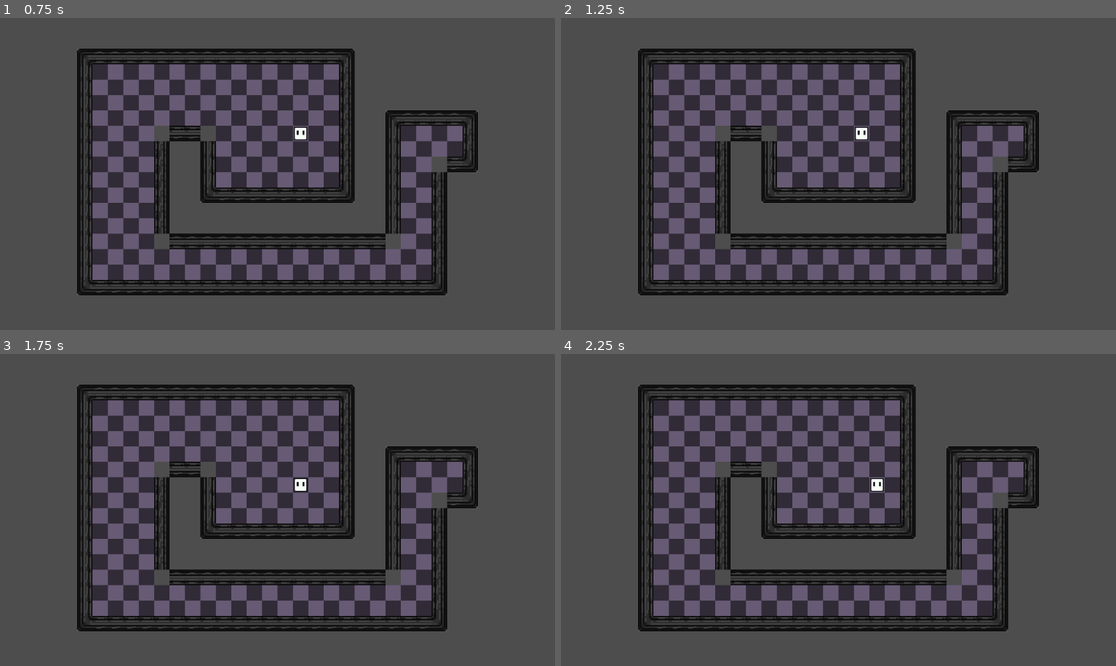
Above: before the commit, frames 1-4 (two rows, left to right).
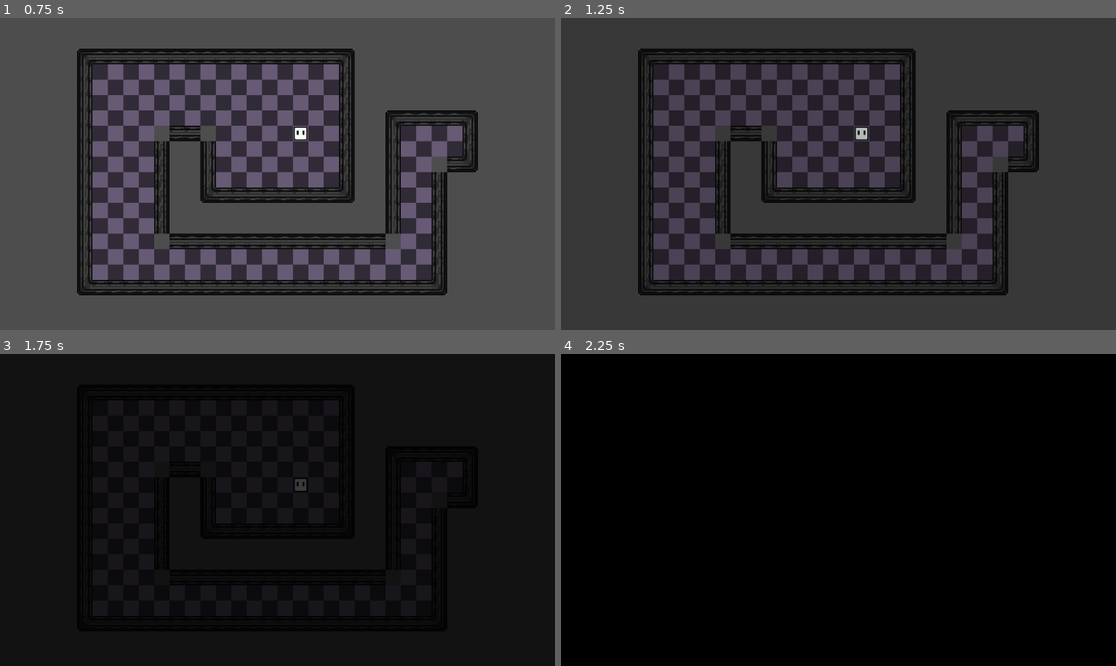
Above: after the commit, the same moments.

Repository: yellowstar396/AztecGameLab2025MiniGame1
Game: Godot game, scene res://Background1.tscn
Same seed, same stepped clock (60 frames per second), same inputs: the game is played once before the commit and once after it.
Inputs:
- Up to frame 1 (0.75 s): tap Enter at 0.5 s; hold Right (ui_right) from 0.53 s (still down)
- Up to frame 2 (1.25 s): keep holding Right (ui_right)
- Up to frame 3 (1.75 s): release Right (ui_right) at 1.28 s; hold Down (ui_down) from 1.28 s (still down)
- Up to frame 4 (2.25 s): release Down (ui_down) at 2.03 s; hold Right (ui_right) from 2.03 s (still down)

Frame 1 is identical in both runs. In frame 2, 13% of the frame differs, in the area x 13-87%, y 9-89%; in frame 3, 92%; in frame 4, 93%, in the area x 0-100%, y 0-100%.

Commit message:
Overlay
Added a black screen which fades in 1 second

Diff:
--- a/Background1.tscn
+++ b/Background1.tscn
@@ -1,8 +1,10 @@
-[gd_scene load_steps=7 format=3 uid="uid://cr7c74g046ms7"]
+[gd_scene load_steps=10 format=3 uid="uid://cr7c74g046ms7"]
 
 [ext_resource type="Texture2D" uid="uid://cwibhy0ewjecf" path="res://tiles_atlas.png" id="1_amwjw"]
 [ext_resource type="PackedScene" uid="uid://cstw2r4kmdori" path="res://Player.tscn" id="2_3x4te"]
 [ext_resource type="Texture2D" uid="uid://dorybast0y31v" path="res://BGminilevel1.png" id="2_71c3u"]
+[ext_resource type="Texture2D" uid="uid://dlqud6lb1b3go" path="res://Overlay.png" id="2_r8apj"]
+[ext_resource type="Script" uid="uid://w37lyu7eoq8x" path="res://Overlay.gd" id="5_i0n02"]
 
 [sub_resource type="TileSetAtlasSource" id="TileSetAtlasSource_3x4te"]
 texture = ExtResource("1_amwjw")
@@ -58,6 +60,135 @@
 13:4/0 = 0
 15:4/0 = 0
 16:4/0 = 0
+
+[sub_resource type="TileSetAtlasSource" id="TileSetAtlasSource_i0n02"]
+texture = ExtResource("2_r8apj")
+0:0/0 = 0
+1:0/0 = 0
+2:0/0 = 0
+3:0/0 = 0
+4:0/0 = 0
+5:0/0 = 0
+6:0/0 = 0
+7:0/0 = 0
+8:0/0 = 0
+9:0/0 = 0
+10:0/0 = 0
+11:0/0 = 0
+12:0/0 = 0
+13:0/0 = 0
+0:1/0 = 0
+1:1/0 = 0
+2:1/0 = 0
+3:1/0 = 0
+4:1/0 = 0
+5:1/0 = 0
+6:1/0 = 0
+7:1/0 = 0
+8:1/0 = 0
+9:1/0 = 0
+10:1/0 = 0
+11:1/0 = 0
+12:1/0 = 0
+13:1/0 = 0
+0:2/0 = 0
+1:2/0 = 0
+2:2/0 = 0
+3:2/0 = 0
+4:2/0 = 0
+5:2/0 = 0
+6:2/0 = 0
+7:2/0 = 0
+8:2/0 = 0
+9:2/0 = 0
+10:2/0 = 0
+11:2/0 = 0
+12:2/0 = 0
+13:2/0 = 0
+0:3/0 = 0
+1:3/0 = 0
+2:3/0 = 0
+3:3/0 = 0
+4:3/0 = 0
+5:3/0 = 0
+6:3/0 = 0
+7:3/0 = 0
+8:3/0 = 0
+9:3/0 = 0
+10:3/0 = 0
+11:3/0 = 0
+12:3/0 = 0
+13:3/0 = 0
+0:4/0 = 0
+1:4/0 = 0
+2:4/0 = 0
+3:4/0 = 0
+4:4/0 = 0
+5:4/0 = 0
+6:4/0 = 0
+7:4/0 = 0
+8:4/0 = 0
+9:4/0 = 0
+10:4/0 = 0
+11:4/0 = 0
+12:4/0 = 0
+13:4/0 = 0
+0:5/0 = 0
+1:5/0 = 0
+2:5/0 = 0
+3:5/0 = 0
+4:5/0 = 0
+5:5/0 = 0
+6:5/0 = 0
+7:5/0 = 0
+8:5/0 = 0
+9:5/0 = 0
+10:5/0 = 0
+11:5/0 = 0
+12:5/0 = 0
+13:5/0 = 0
+0:6/0 = 0
+1:6/0 = 0
+2:6/0 = 0
+3:6/0 = 0
+4:6/0 = 0
+5:6/0 = 0
+6:6/0 = 0
+7:6/0 = 0
+8:6/0 = 0
+9:6/0 = 0
+10:6/0 = 0
+11:6/0 = 0
+12:6/0 = 0
+13:6/0 = 0
+0:7/0 = 0
+1:7/0 = 0
+2:7/0 = 0
+3:7/0 = 0
+4:7/0 = 0
+5:7/0 = 0
+6:7/0 = 0
+7:7/0 = 0
+8:7/0 = 0
+9:7/0 = 0
+10:7/0 = 0
+11:7/0 = 0
+12:7/0 = 0
+13:7/0 = 0
+0:8/0 = 0
+1:8/0 = 0
+2:8/0 = 0
+3:8/0 = 0
+4:8/0 = 0
+5:8/0 = 0
+6:8/0 = 0
+7:8/0 = 0
+8:8/0 = 0
+9:8/0 = 0
+10:8/0 = 0
+11:8/0 = 0
+12:8/0 = 0
+13:8/0 = 0
 
 [sub_resource type="TileSetAtlasSource" id="TileSetAtlasSource_r8apj"]
 texture = ExtResource("2_71c3u")
@@ -154,6 +285,7 @@
 physics_layer_3/collision_layer = 1
 sources/0 = SubResource("TileSetAtlasSource_3x4te")
 sources/2 = SubResource("TileSetAtlasSource_r8apj")
+sources/1 = SubResource("TileSetAtlasSource_i0n02")
 
 [node name="Node2D" type="Node2D"]
 
@@ -168,3 +300,13 @@
 [node name="Camera2D" type="Camera2D" parent="."]
 offset = Vector2(0, 50)
 zoom = Vector2(2, 2)
+
+[node name="Overlay" type="CanvasLayer" parent="."]
+script = ExtResource("5_i0n02")
+
+[node name="ColorRect" type="ColorRect" parent="Overlay"]
+offset_left = -207.0
+offset_top = -92.0
+offset_right = 818.0
+offset_bottom = 645.0
+color = Color(0.0235294, 0.0235294, 0.0235294, 0.964706)
--- /dev/null
+++ b/Overlay.gd
@@ -0,0 +1,17 @@
+extends CanvasLayer
+
+@onready var fader: ColorRect = $ColorRect
+
+func _ready() -> void:
+	print("Overlay ready")       # To show that overlay is ready
+	fader.set_anchors_preset(Control.PRESET_FULL_RECT, true)
+
+	# Start fully transparent black
+	fader.color = Color(0, 0, 0, 0.0)
+
+	# Wait for 1 second
+	await get_tree().create_timer(1.0).timeout
+
+	# Fade to black over 1 second
+	var t := create_tween()
+	t.tween_property(fader, "color:a", 1.0, 1.0)
Not shown, added: Overlay.gd.uid
Binary file added: Overlay.png
Not shown, added: Overlay.png.import
